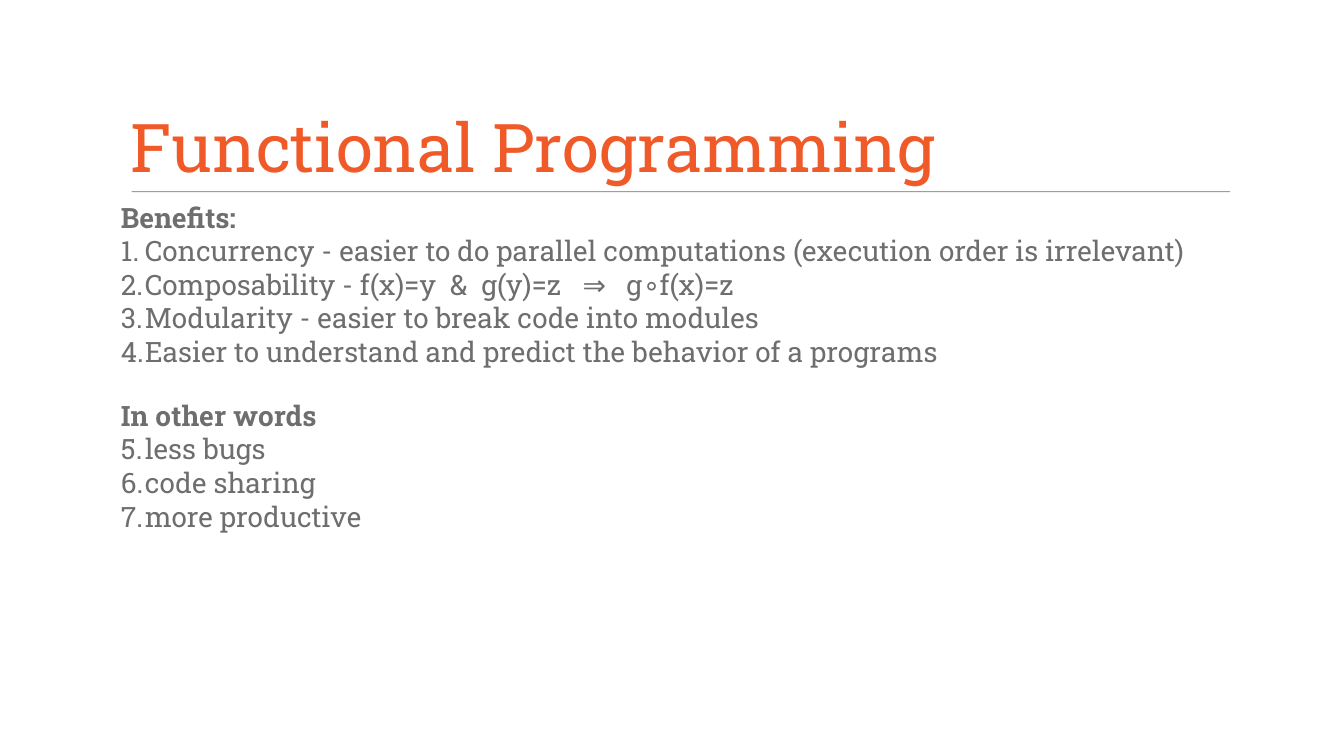
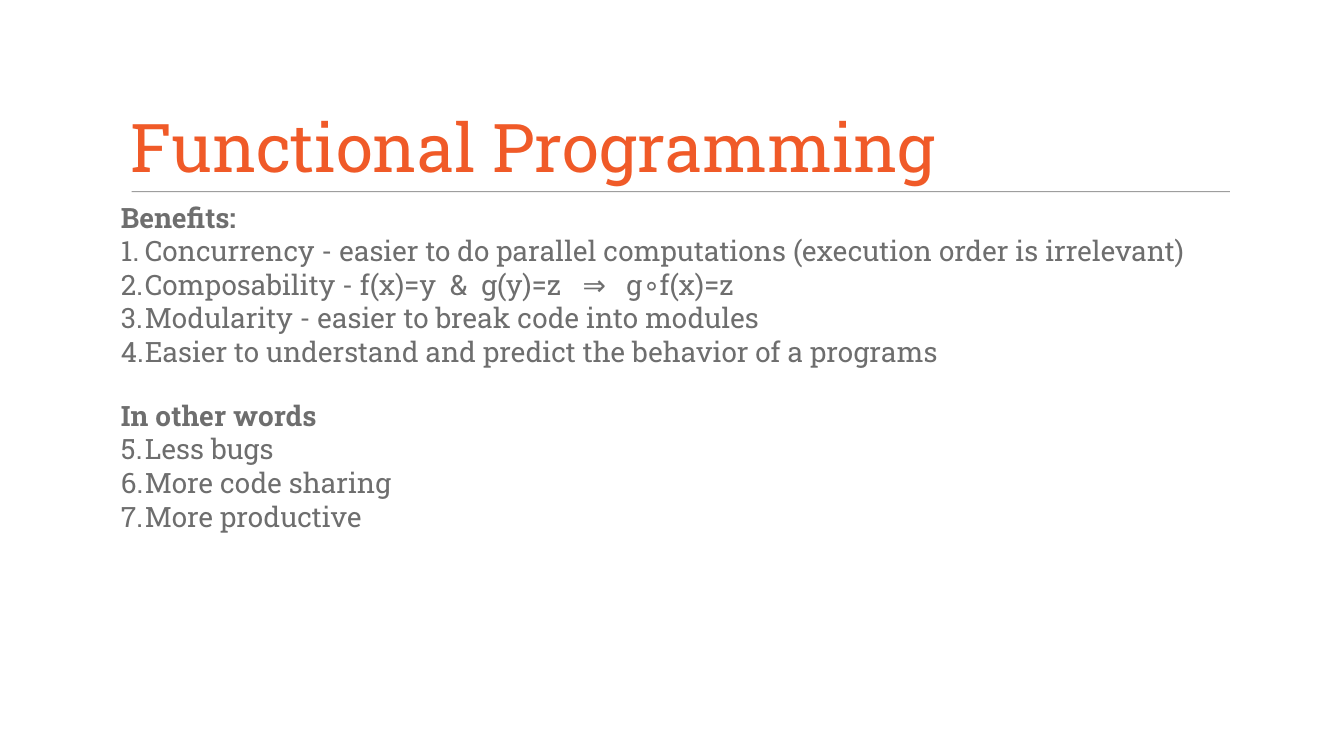
Before and after one commit to Spectory/rx_dev_meeting, a slide deck: slide 3 of Reactive Programming.pptx. Drawn at 1344x756 pixels with LibreOffice and Linux fonts; fonts in the diff are those of the drawing; background and template pictures are left out. Boxes give left, top, right and bottom in pixels: in the first picture for what was removed or moved away, otherwise in the second. Text is boxed around its words. In the diff, an @@ line names an element or a change of style, - is before the commit and + after.

```diff
--- a/Reactive Programming.pptx
+++ b/Reactive Programming.pptx
@@ text at [121, 437, 391, 533]: text changed @@
-1. less bugs
-2. code sharing
-3. more productive
+1. Less bugs
+2. More code sharing
+3. More productive
```
Also in this commit, not shown: 3 other slides changed, 4 slides added.
